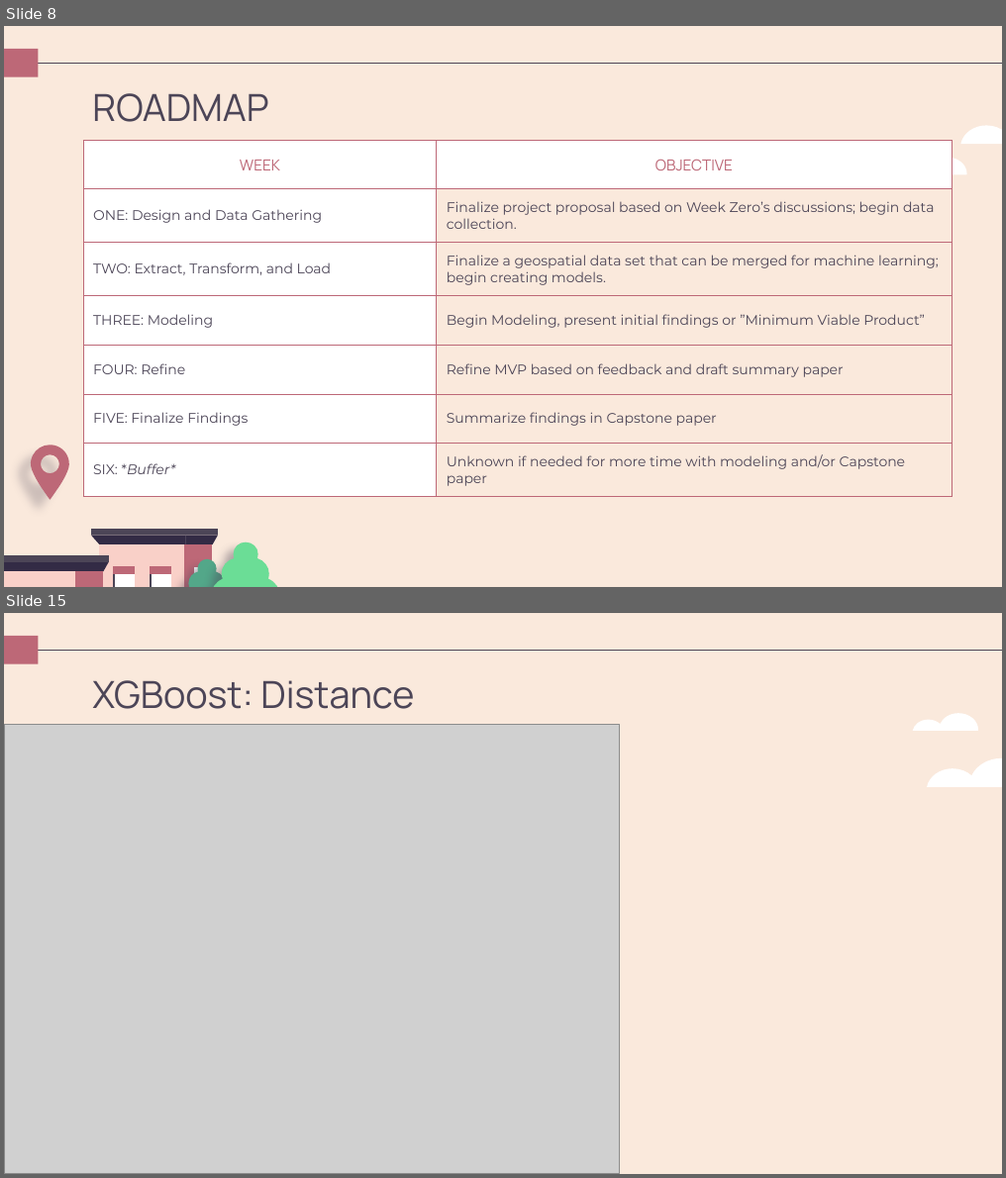
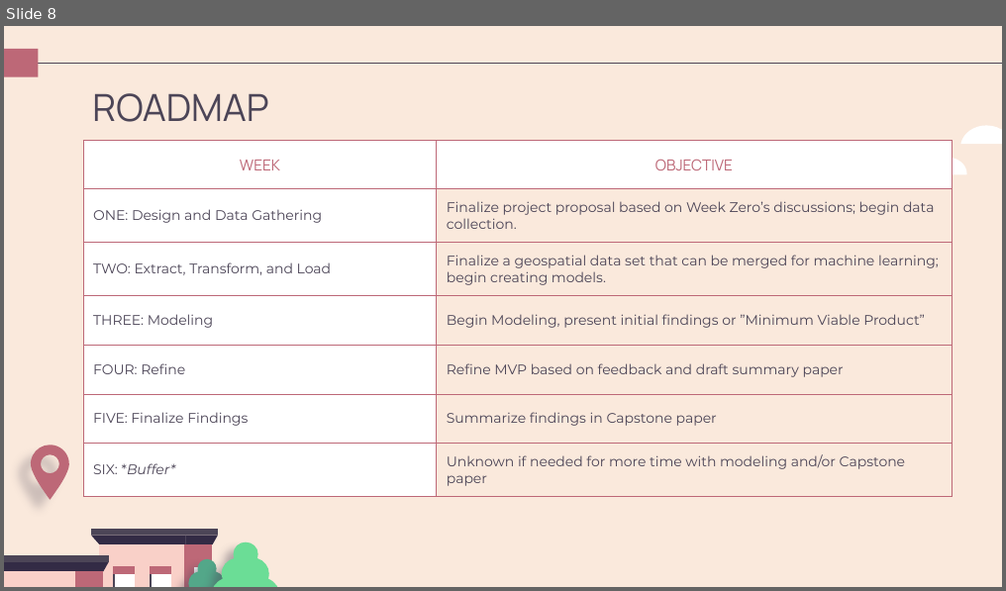
Before and after one commit to dimmediato/Haystacks_Capstone, a slide deck: Haystacks_Project.pptx. Shown one above the other, each under a label of ours: slides 8 and 15 before the commit, slide 8 after it; the slides between them are not shown. The pictures are 1006x1178 and 1006x591 pixels, drawn with LibreOffice and Linux fonts; fonts in the diff are those of the drawing; grey boxes stand for pictures. Boxes give left, top, right and bottom in pixels: in the first picture for what was removed or moved away, otherwise in the second. Text is boxed around its words. In the diff, an @@ line names an element or a change of style, - is before the commit and + after.

```diff
--- a/Haystacks_Project.pptx
+++ b/Haystacks_Project.pptx
@@ slide 15 removed at <box>4,613,1002,1174</box>, background #FAE9DC; not listed: 2 template elements that a slide beside it also shows @@
@@ title removed at <box>92,680,414,709</box> @@
-XGBoost: Distance
@@ picture removed at <box>4,724,620,1173</box> @@
@@ freeform shape removed at <box>912,713,978,731</box> @@
@@ freeform shape removed at <box>927,759,1002,787</box> @@
```
Also in this commit, not shown: 9 slides changed, 8 slides added, 5 other slides removed, 8 other files.
